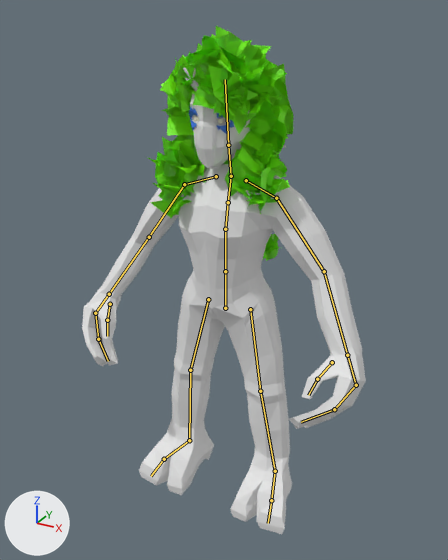
Renders of the Blender file Assets/Sprites/Characters/Aya.blend from each side of a commit.
One viewpoint serves both versions: a 50 mm lens placed at (1.09, -1.99, 2.01), pointed at (0.04, -0.09, 1.06). Every picture has the same lights, and +X, +Y and +Z are marked at lower left. The bones that bend it are drawn over the model as lines.

The first picture shows 'Back', 'Body', 'Eyes', 'Flowers', 'Mane', 'Stick01'.
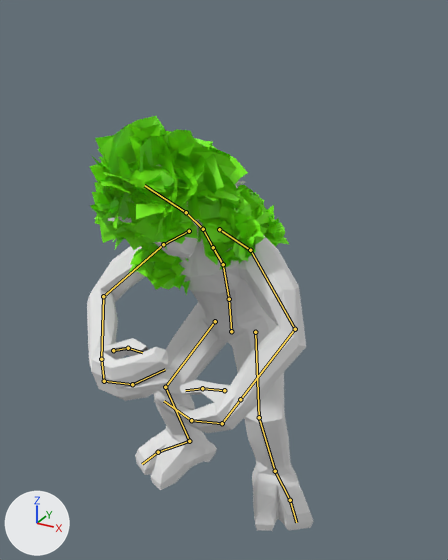
The newer file adds an action. The first version stands in its rest pose; the second is drawn at frame 1 of the action 'Attune'.

What the commit changed:
Bone 'Hips' (bone_hips) moves from (0.0, 0.0, 0.0) to (0.002, -0.129, -0.05).
Bone 'Hips' (bone_hips) turns from (0, 0, 0) to (8, 0, 0) degrees about its own x, y and z.
Bone 'Spine' (bone_spine) turns from (0, 0, 0) to (9, 0, 0) degrees about its own x, y and z.
Bone 'Chest' (bone_chest) turns from (0, 0, 0) to (25, 5, 11) degrees about its own x, y and z.
Bone 'Neck' (bone_neck) turns from (0, 0, 0) to (-6, 3, 2) degrees about its own x, y and z.
Bone 'Head' (bone_head) turns from (0, 0, 0) to (10, 1, 4) degrees about its own x, y and z.
Bone 'Shoulder.L' (bone_shoulder_l) turns from (0, 0, 0) to (20, -15, -10) degrees about its own x, y and z.
Bone 'UpperArm.L' (bone_upperarm_l) turns from (0, 0, 0) to (23, -15, 1) degrees about its own x, y and z.
Bone 'LowerArm.L' (bone_lowerarm_l) turns from (0, 0, 0) to (19, 11, -42) degrees about its own x, y and z.
Bone 'Shoulder.R' (bone_shoulder_r) turns from (0, 0, 0) to (4, 3, 1) degrees about its own x, y and z.
Bone 'UpperArm.R' (bone_upperarm_r) turns from (0, 0, 0) to (46, 30, -17) degrees about its own x, y and z.
Bone 'LowerArm.R' (bone_lowerarm_r) turns from (0, 0, 0) to (39, 1, 42) degrees about its own x, y and z.
Bone 'Hand.R' (bone_hand_r) turns from (0, 0, 0) to (7, 3, 6) degrees about its own x, y and z.
Bone 'LegIK.L' (bone_legik_l) turns from (0, 0, 0) to (17, 1, 24) degrees about its own x, y and z.
Bone 'LegIK.R' (bone_legik_r) moves from (0.0, 0.0, 0.0) to (0.0, 0.0, -0.005).
Bone 'LegIK.R' (bone_legik_r) turns from (0, 0, 0) to (11, -3, -21) degrees about its own x, y and z.

Where the change shows, as pixel boxes [x1, y1, x2, y2] in the pictures (448 x 560 px):
'Body', posed (20% narrower, 17% shorter): before [82, 90, 366, 534]; after [87, 164, 314, 531]
'Mane', posed (19% wider, 7% shorter): before [147, 26, 294, 218]; after [90, 116, 265, 295]
'Back', posed: before [263, 159, 287, 261]; after [236, 177, 289, 247]
'Flowers', posed (not visible afterwards): before [189, 106, 234, 134]
'Stick01', posed: before [183, 67, 199, 91]; after [108, 216, 132, 223]
'Eyes', posed (not visible afterwards): before [194, 116, 224, 124]
'Stick02', posed (not visible before): after [235, 181, 246, 188]
bone 'Hips', root to tip: before (225, 308) to (225, 271); after (231, 331) to (229, 299)
bone 'Spine', root to tip: before (225, 271) to (225, 229); after (229, 299) to (223, 264)
bone 'Chest', root to tip: before (225, 229) to (228, 202); after (223, 264) to (213, 247)
bone 'Neck', root to tip: before (231, 176) to (228, 145); after (203, 229) to (186, 212)
bone 'Head', root to tip: before (228, 145) to (225, 79); after (186, 212) to (144, 185)
bone 'Shoulder.L', root to tip: before (246, 180) to (276, 198); after (219, 229) to (250, 250)
bone 'UpperArm.L', root to tip: before (276, 198) to (324, 271); after (250, 250) to (295, 329)
bone 'LowerArm.L', root to tip: before (324, 271) to (347, 355); after (295, 329) to (240, 399)
bone 'Shoulder.R', root to tip: before (216, 176) to (184, 184); after (189, 231) to (163, 244)
bone 'UpperArm.R', root to tip: before (184, 184) to (149, 237); after (163, 244) to (103, 296)
bone 'LowerArm.R', root to tip: before (149, 237) to (109, 294); after (103, 296) to (101, 359)
bone 'Hand.R', root to tip: before (109, 294) to (95, 313); after (101, 359) to (104, 381)
